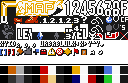
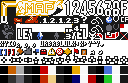
Two versions of the same layered image (w=128, h=83). Layer-by-layer changes:
added layer "chr copy" above "chr" over (1, 24, 128, 64)
hid "chr" over (120, 24, 128, 32)
